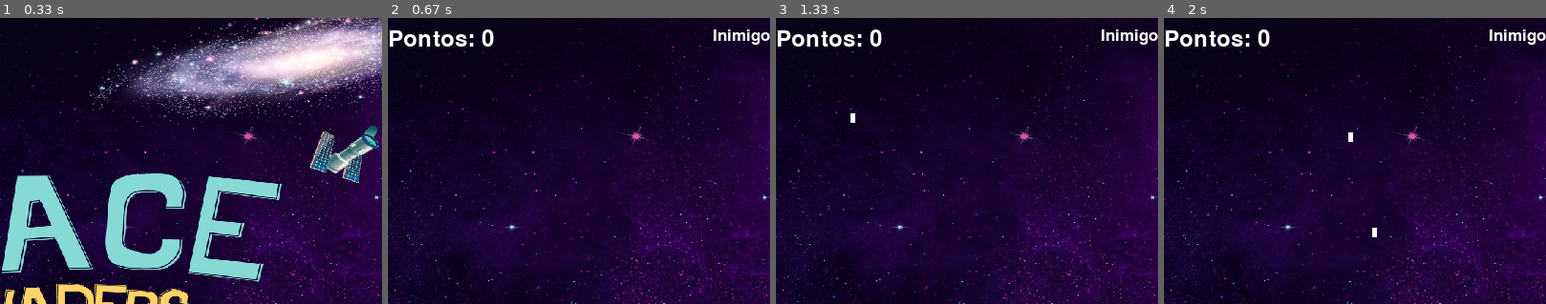
Above: before the commit, frames 1-4 (left to right).
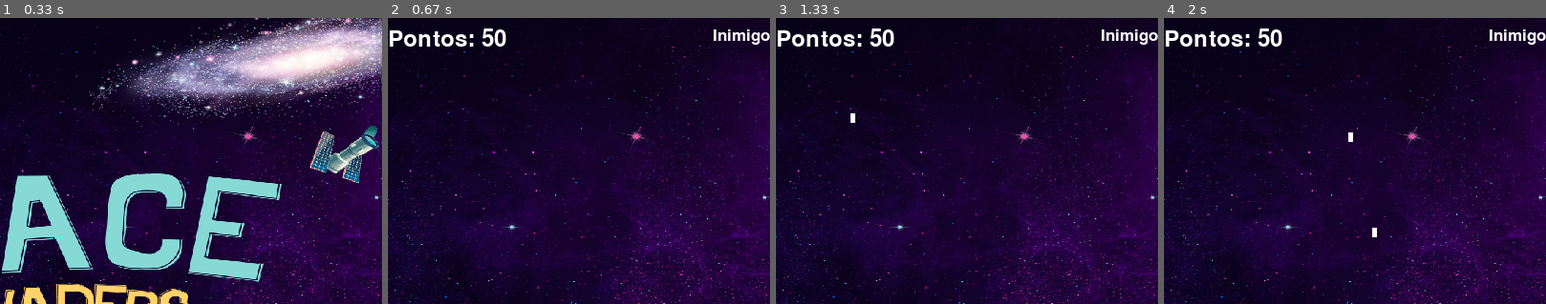
Above: after the commit, the same moments.

Repository: alanastaub/pygame
Game: pygame game, started from game.py
Two runs of this game, one before a commit and one after it. Both use one fixed random seed, a clock stepped at 60 frames per second and the inputs below.
Inputs:
- Up to frame 1 (0.33 s): no input
- Up to frame 2 (0.67 s): click "Jogar" at 0.38 s
- Up to frame 3 (1.33 s): tap Space at 0.67, 1.07 s; hold Right from 1 s (still down)
- Up to frame 4 (2 s): tap Space at 1.37, 1.57, 1.9 s; release Right at 1.47 s; hold Up 1.5-1.8 s; hold Right from 1.83 s (still down)
The pictures show only the part of the screen within x 44-94%, y 0-50%; the shares and areas given below are measured in that part.

Frame 1 is identical in both runs. In frame 2, 0.2% of the frame differs, in the area x 24-31%, y 3-10%; in frame 3, 0.2%; in frame 4, 0.2%.

Commit message:
Mover logica da atualizacao dos tiros para funcoes separadas
Signed-off-by: Alana Camily Staub <alanastaubcamily@gmail.com>

Diff:
--- a/game.py
+++ b/game.py
@@ -65,6 +65,36 @@
 
     return rocket_x, rocket_y, bullets, last_shot # Retorna a posição da nave, a lista de tiros e o tempo do último tiro
 
+# Função para atualizar a posição dos tiros da nave
+def update_rocker_bullets(bullets):
+    for bullet in bullets:
+            bullet[1] -= 10 # Atualiza a posição y do tiro
+
+    bullets = [bullet for bullet in bullets if bullet[1] > 0] # Remove os tiros que saíram da tela
+    return bullets
+
+# Função para atualizar a posição dos tiros dos inimigos
+def update_enemies_bullets(enemy_bullets, rocket_x, rocket_y, rocket_hits, max_lives, score):
+    enemy_laser_sound = pygame.mixer.Sound(settings.Sounds.enemy_laser)
+
+    for bullet in enemy_bullets:
+            bullet[1] += 5 # Atualiza a posição y do tiro
+            if rocket_x < bullet[0] < rocket_x + rocket.get_width() and \
+               rocket_y < bullet[1] < rocket_y + rocket.get_height(): # Verifica se o tiro atingiu a nave
+                rocket_hits += 1 # Incrementa o número de vidas perdidas
+                score -= 10 # Decrementa a pontuação
+                enemy_laser_sound.set_volume(0.1) # Define o volume do som do tiro do inimigo
+                enemy_laser_sound.play() # Toca o som do tiro do inimigo
+                enemy_bullets.remove(bullet) # Remove o tiro da lista
+
+                # Verifica se o número de vidas perdidas é igual ao número máximo de vidas
+                if rocket_hits >= max_lives:
+                    show_home = False
+                    is_winner = False
+                    return
+
+    enemy_bullets = [bullet for bullet in enemy_bullets if bullet[1] < HEIGHT] # Remove os tiros que saíram da tela
+    return enemy_bullets, score
 
 def start_game():
     rocket_x, rocket_y = WIDTH // 2, HEIGHT - 100
@@ -72,7 +102,7 @@
     global show_home, score, is_winner
     pygame.mixer.music.set_volume(0.1)
     laser_sound = pygame.mixer.Sound(settings.Sounds.laser)
-    enemy_laser_sound = pygame.mixer.Sound(settings.Sounds.enemy_laser)
+
 
     enemies = initialize_enemies(20, enemy_image, WIDTH, HEIGHT)
     rocket_speed = 5
@@ -82,7 +112,7 @@
     shoot_delay = 200
     rocket_hits = 0
     max_lives = 3
-    score = 0
+    score = 50
 
     font = pygame.font.Font(None, 36)
 
@@ -93,32 +123,14 @@
                 running = False
 
         rocket_x, rocket_y, bullets, last_shot = handle_input(rocket_x, rocket_y, bullets, last_shot, laser_sound)
-
-        for bullet in bullets:
-            bullet[1] -= 10
-
-        bullets = [bullet for bullet in bullets if bullet[1] > 0]
+        bullets = update_rocker_bullets(bullets)
 
         if (rocket_y + 5 < 0):
             show_home = False
             is_winner = True
             return
 
-        for bullet in enemy_bullets:
-            bullet[1] += 5
-            if rocket_x < bullet[0] < rocket_x + rocket.get_width() and \
-               rocket_y < bullet[1] < rocket_y + rocket.get_height():
-                rocket_hits += 1
-                score -= 10
-                enemy_laser_sound.set_volume(0.1)
-                enemy_laser_sound.play()
-                enemy_bullets.remove(bullet)
-                if rocket_hits >= max_lives:
-                    show_home = False
-                    is_winner = False
-                    return
-
-        enemy_bullets = [bullet for bullet in enemy_bullets if bullet[1] < HEIGHT]
+        enemy_bullets, score = update_enemies_bullets(enemy_bullets, rocket_x, rocket_y, rocket_hits, max_lives, score)
 
         enemies_count_before = len(enemies)
         check_bullet_collision(bullets, enemies)
